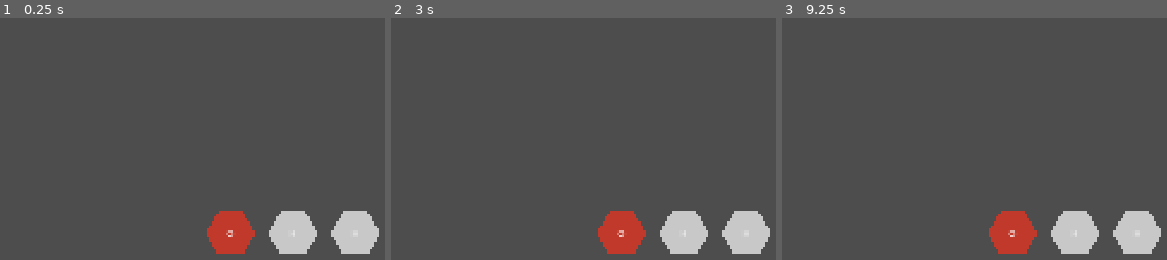
Above: before the commit, frames 1-3 (left to right).
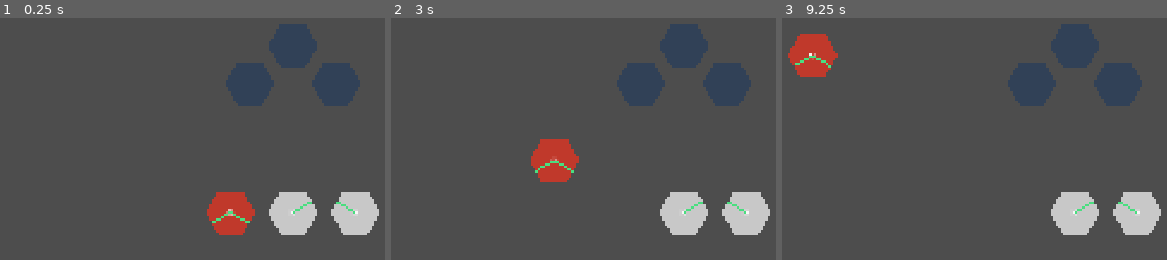
Above: after the commit, the same moments.

Repository: CobaltHorrific/festival_nauke
Game: Godot game, scene res://scenes/Main.tscn
Same seed, same stepped clock (60 frames per second), same inputs: the game is played once before the commit and once after it.
Inputs (mouse positions are in pixels of both pictures, inside the frame that each line leads up to):
- Up to frame 1 (0.25 s): no input
- Up to frame 2 (3 s): tap Enter at 0.5, 2 s; move the mouse to (outside the picture) at 0.52 s; click (outside the picture) at 0.67 s; tap Space at 1.25, 2.75 s; drag from (525, 148) to (622, 233) at 1.27 s; move the mouse to (764, 25) at 2.02 s; click (764, 25) at 2.17 s; drag from (645, 214) to (444, 56) at 2.77 s
- Up to frame 3 (9.25 s): move the mouse to (outside the picture) at 3.52 s; click (outside the picture) at 3.67 s; tap Enter at 4.25 s; drag from (835, 56) to (1136, 233) at 4.27 s; tap Space at 5 s; move the mouse to (1113, 124) at 5.02 s; click (1113, 124) at 5.17 s; drag from (outside the picture) to (916, 148) at 5.77 s; move the mouse to (outside the picture) at 6.52 s; click (outside the picture) at 6.67 s; drag from (916, 148) to (1013, 233) at 7.27 s; move the mouse to (1155, 25) at 8.02 s; click (1155, 25) at 8.17 s; drag from (1036, 214) to (835, 56) at 8.77 s

The runs differ from the first frame. In frame 1, 11% of the frame differs, in the area x 53-99%, y 2-98%; in frame 2, 12%, in the area x 36-99%, y 2-98%; in frame 3, 12%.

Commit message:
dodvanja hex tiles bug fixovi
ovo je bilo ludo i nezaborvano skoro kao aleksin rodjendan

Diff:
--- /dev/null
+++ b/festival-nauke/scenes/BoardSlot.tscn
@@ -0,0 +1,8 @@
+[gd_scene format=3 uid="uid://crx6eus0evjyd"]
+
+[ext_resource type="Script" uid="uid://ccc14trjc02oe" path="res://scripts/BoardSlot.gd" id="1_yo1gl"]
+
+[node name="BoardSlot" type="Node2D" unique_id=1965171649]
+script = ExtResource("1_yo1gl")
+
+[node name="Polygon2D" type="Polygon2D" parent="." unique_id=1607199833]
--- /dev/null
+++ b/festival-nauke/scripts/BoardSlot.gd
@@ -0,0 +1,30 @@
+class_name BoardSlot
+extends Node2D
+
+const RADIUS: float = 60.0
+const SNAP_DISTANCE: float = 75.0
+
+var occupied_by: HexTile = null
+
+@onready var polygon: Polygon2D = $Polygon2D
+
+func _ready() -> void:
+	_build_shape()
+	add_to_group("slots")
+
+func _build_shape() -> void:
+	var pts := PackedVector2Array()
+	for i in 6:
+		var angle := deg_to_rad(60.0 * i)
+		pts.append(Vector2(cos(angle), sin(angle)) * RADIUS)
+	polygon.polygon = pts
+	polygon.color = Color(0.12, 0.23, 0.37, 0.6)
+
+func is_free() -> bool:
+	return occupied_by == null
+
+func highlight(on: bool) -> void:
+	if on:
+		polygon.color = Color(0.29, 0.87, 0.5, 0.5)
+	else:
+		polygon.color = Color(0.12, 0.23, 0.37, 0.6)
--- a/festival-nauke/scripts/HexTile.gd
+++ b/festival-nauke/scripts/HexTile.gd
@@ -17,6 +17,7 @@
 func _ready() -> void:
 	_build_hex_shape()
 	_refresh_visuals()
+	_refresh_bonds()
 	add_to_group("tiles")
 
 func setup(p_element: String, p_edges: Array, p_fixed: bool = false) -> void:
@@ -25,6 +26,7 @@
 	is_fixed = p_fixed
 	if is_inside_tree():
 		_refresh_visuals()
+		_refresh_bonds()
 
 func _input(event: InputEvent) -> void:
 	if is_fixed:
@@ -55,3 +57,43 @@
 			"N": polygon.color = Color("2471a3")
 			"S": polygon.color = Color("f1c40f")
 			_:   polygon.color = Color("1e3a5f")
+
+func _refresh_bonds() -> void:
+	# Obrisi stare linije
+	for child in get_children():
+		if child.name.begins_with("Bond_"):
+			child.queue_free()
+
+	# Napravi nove
+	for i in 6:
+		var bond_count: int = edges[i]
+		if bond_count == 0:
+			continue
+
+		var angle_a := deg_to_rad(60.0 * i)
+		var angle_b := deg_to_rad(60.0 * ((i + 1) % 6))
+		var vert_a := Vector2(cos(angle_a), sin(angle_a)) * RADIUS
+		var vert_b := Vector2(cos(angle_b), sin(angle_b)) * RADIUS
+		var mid := (vert_a + vert_b) / 2.0
+		var edge_dir := (vert_b - vert_a).normalized()
+		var perp := Vector2(-edge_dir.y, edge_dir.x) * 6.0
+		var color := Color(0.29, 0.87, 0.5, 1.0)
+
+		match bond_count:
+			1:
+				_add_line("Bond_%d_0" % i, Vector2.ZERO, mid, color, 5.0)
+			2:
+				_add_line("Bond_%d_0" % i, perp, mid + perp, color, 4.0)
+				_add_line("Bond_%d_1" % i, -perp, mid - perp, color, 4.0)
+			3:
+				_add_line("Bond_%d_0" % i, Vector2.ZERO, mid, color, 6.0)
+				_add_line("Bond_%d_1" % i, perp * 1.8, mid + perp * 1.8, color, 4.0)
+				_add_line("Bond_%d_2" % i, -perp * 1.8, mid - perp * 1.8, color, 4.0)
+
+func _add_line(line_name: String, from: Vector2, to: Vector2, color: Color, width: float) -> void:
+	var line := Line2D.new()
+	line.name = line_name
+	line.points = PackedVector2Array([from, to])
+	line.default_color = color
+	line.width = width
+	add_child(line)
--- a/festival-nauke/scripts/Main.gd
+++ b/festival-nauke/scripts/Main.gd
@@ -1,24 +1,37 @@
 extends Node2D
 
 const HexTileSCN = preload("res://scenes/HexTile.tscn")
+const BoardSlotSCN = preload("res://scenes/BoardSlot.tscn")
 
 var dragged_tile: HexTile = null
 var drag_offset: Vector2 = Vector2.ZERO
 
+const SLOT_POSITIONS := [
+	Vector2(960, 350),
+	Vector2(856, 440),
+	Vector2(1064, 440),
+]
+
 const TEST_POOL := [
-	["O", [0, 1, 0, 0, 1, 0]],
-	["H", [0, 0, 0, 1, 0, 0]],
+	["O", [1, 0, 1, 0, 0, 0]],
+	["H", [0, 0, 0, 0, 0, 1]],
 	["H", [0, 0, 0, 1, 0, 0]],
 ]
 
 func _ready() -> void:
-	_spawn_test_tiles()
+	_spawn_slots()
+	_spawn_tiles()
 
-func _spawn_test_tiles() -> void:
+func _spawn_slots() -> void:
+	for pos in SLOT_POSITIONS:
+		var slot: BoardSlot = BoardSlotSCN.instantiate()
+		add_child(slot)
+		slot.global_position = pos
+
+func _spawn_tiles() -> void:
 	var center_x: float = get_viewport_rect().size.x / 2.0
-	var pool_y: float = 800.0
+	var pool_y: float = 750.0
 	var spacing: float = 150.0
-
 	for i in TEST_POOL.size():
 		var tile: HexTile = HexTileSCN.instantiate()
 		add_child(tile)
@@ -30,17 +43,94 @@
 		tile.tile_clicked.connect(_on_tile_clicked)
 
 func _on_tile_clicked(tile: HexTile) -> void:
+	for slot in get_tree().get_nodes_in_group("slots"):
+		if slot.occupied_by == tile:
+			slot.occupied_by = null
+			slot.highlight(false)
 	dragged_tile = tile
 	drag_offset = get_global_mouse_position() - tile.global_position
 	move_child(tile, get_child_count() - 1)
 
 func _process(_delta: float) -> void:
-	if dragged_tile != null:
-		var new_pos = get_global_mouse_position() - drag_offset
-		dragged_tile.global_position = new_pos
+	if dragged_tile == null:
+		return
+	var mouse_pos := get_global_mouse_position()
+	dragged_tile.global_position = mouse_pos - drag_offset
+	var nearest := _find_nearest_free_slot(mouse_pos)
+	for slot in get_tree().get_nodes_in_group("slots"):
+		slot.highlight(slot == nearest)
 
 func _input(event: InputEvent) -> void:
 	if event is InputEventMouseButton and event.button_index == MOUSE_BUTTON_LEFT and not event.pressed:
-		if dragged_tile != null:
+		if dragged_tile == null:
+			return
+		var mouse_pos := get_global_mouse_position()
+		var nearest := _find_nearest_free_slot(mouse_pos)
+		if nearest != null:
+			dragged_tile.global_position = nearest.global_position
+			nearest.occupied_by = dragged_tile
+			nearest.highlight(false)
+		else:
 			dragged_tile.global_position = dragged_tile.home_pos
-			dragged_tile = null
+		dragged_tile = null
+		_check_win()
+
+func _find_nearest_free_slot(pos: Vector2) -> BoardSlot:
+	var nearest: BoardSlot = null
+	var nearest_dist: float = BoardSlot.SNAP_DISTANCE
+	for slot in get_tree().get_nodes_in_group("slots"):
+		if not slot.is_free():
+			continue
+		var dist := pos.distance_to(slot.global_position)
+		if dist < nearest_dist:
+			nearest_dist = dist
+			nearest = slot
+	return nearest
+
+func _check_win() -> void:
+	var slots := get_tree().get_nodes_in_group("slots")
+	for slot in slots:
+		if slot.is_free():
+			return
+	if _validate_edges(slots):
+		print("WIN! Molekul je ispravan!")
+	else:
+		print("Svi slotovi popunjeni ali veze se ne poklapaju!")
+
+func _validate_edges(slots: Array) -> bool:
+	const NEIGHBOR_DIST: float = 150.0
+	for i in slots.size():
+		var slot_a: BoardSlot = slots[i]
+		var tile_a: HexTile = slot_a.occupied_by
+		for j in slots.size():
+			if i == j:
+				continue
+			var slot_b: BoardSlot = slots[j]
+			var tile_b: HexTile = slot_b.occupied_by
+			var dist := slot_a.global_position.distance_to(slot_b.global_position)
+			if dist > NEIGHBOR_DIST:
+				continue
+			var edge_idx := _get_edge_index(slot_a.global_position, slot_b.global_position)
+			var opposite_idx := (edge_idx + 3) % 6
+			print("Slot %d→%d | edge_a=%d edge_b=%d | val_a=%d val_b=%d" % [
+				i, j, edge_idx, opposite_idx,
+				tile_a.edges[edge_idx], tile_b.edges[opposite_idx]
+			])
+			if tile_a.edges[edge_idx] != tile_b.edges[opposite_idx]:
+				return false
+	return true
+
+func _get_edge_index(from: Vector2, to: Vector2) -> int:
+	# Dot product metoda - pouzdanija od ugaone matematike
+	var dir := (to - from).normalized()
+	# 6 smerova edge midpointa za flat-top hex: 30, 90, 150, 210, 270, 330
+	var best_idx := 0
+	var best_dot := -2.0
+	for i in 6:
+		var angle := deg_to_rad(30.0 + 60.0 * i)
+		var edge_dir := Vector2(cos(angle), sin(angle))
+		var dot := dir.dot(edge_dir)
+		if dot > best_dot:
+			best_dot = dot
+			best_idx = i
+	return best_idx
Not shown, added: festival-nauke/scripts/BoardSlot.gd.uid
Not shown, changed: README.md
